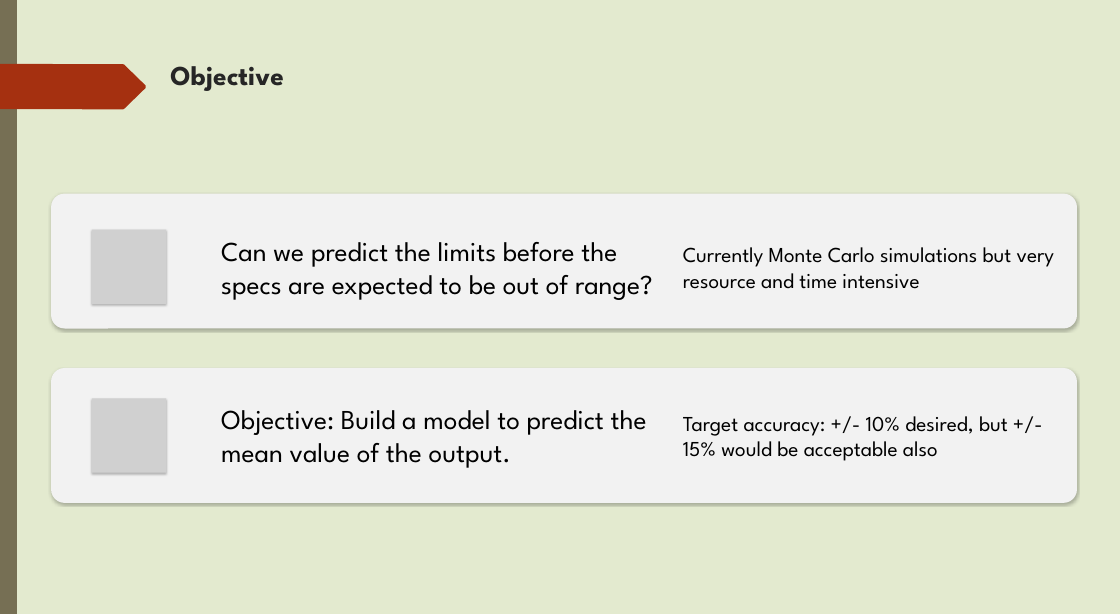
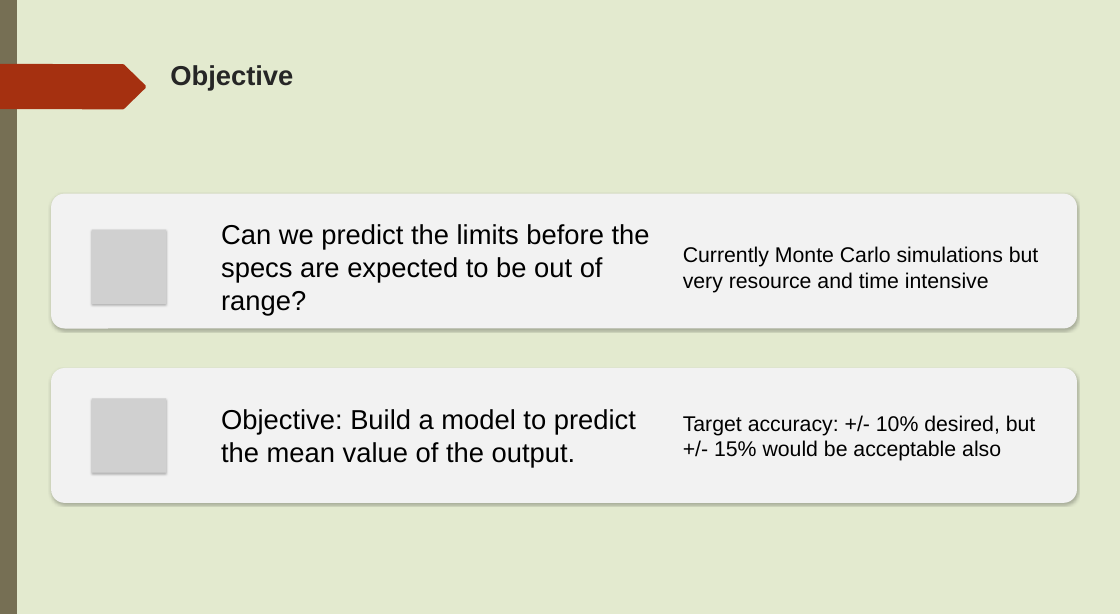
Before and after one commit to ngupta23/DS6372-PredictingPerformanceIntegratedCircuits1, a slide deck: slide 4 of Presentation/MSDS6372_Project1_Presentationv2.pptx. Drawn at 1120x614 pixels with LibreOffice and Linux fonts; fonts in the diff are those of the drawing; grey boxes stand for pictures. Boxes give left, top, right and bottom in pixels: in the first picture for what was removed or moved away, otherwise in the second. Text is boxed around its words. In the diff, an @@ line names an element or a change of style, - is before the commit and + after.

```diff
--- a/Presentation/MSDS6372_Project1_Presentationv2.pptx
+++ b/Presentation/MSDS6372_Project1_Presentationv2.pptx
@@ font League Spartan to Arial in 5 elements at (x1=170, y1=65, x2=293, y2=91), (x1=221, y1=224, x2=650, y2=316), (x1=683, y1=246, x2=1039, y2=293), (x1=221, y1=409, x2=636, y2=468), (x1=683, y1=415, x2=1036, y2=461) @@
```
Also in this commit, not shown: 12 other slides changed.
